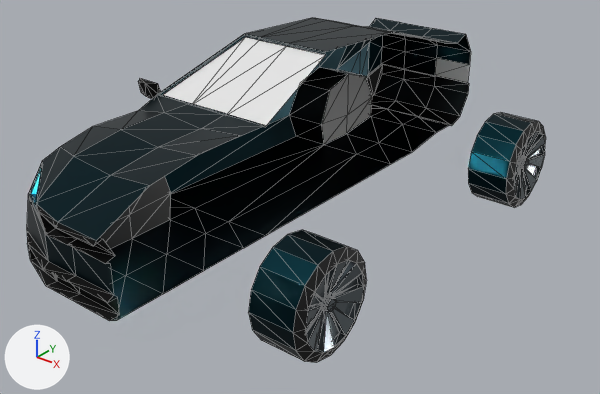
Before and after pictures for a commit that changed the glTF model models/Car.glb.
Camera for both pictures: a camera (50 mm lens) standing at (3.49, -5.97, 3.06) and looking at (-0.06, -1.54, 0.31). The lights are fixed; the arrows at lower left show +X, +Y and +Z. Mesh edges are drawn as thin lines. Where no turn or scale is listed for an object, it has been applied to the vertices. Vertices at the same position are counted once.

Before the edit, the objects in view are built like this:
```python
ob_low_poly_sports_car = bpy.data.objects.new('Low Poly Sports Car', me_cube_001)
ob_low_poly_sports_car.location = (0.0, -1.222, 0.0)
ob_low_poly_sports_car_002 = bpy.data.objects.new('Low Poly Sports Car.002', me_cube_003)
ob_low_poly_sports_car_002.location = (0.974, -2.634, 0.352)
ob_low_poly_sports_car_004 = bpy.data.objects.new('Low Poly Sports Car.004', me_cube_005)
ob_low_poly_sports_car_004.location = (0.974, 0.002, 0.352)
```
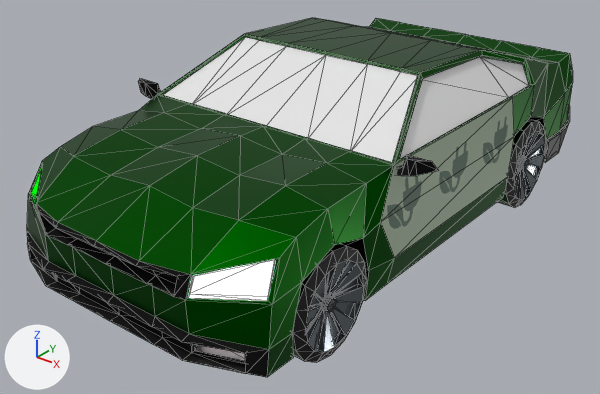
The newer file is also turned or shifted as a whole; pictures and numbers use the older file's frame.

Changed parts and their boxes (x1, y1, x2, y2) in the pictures (600 x 394 px):
'Low Poly Sports Car', recoloured, reshaped (23% wider, 18% taller)
    before: (27, 17, 471, 321)
    after: (27, 17, 573, 377)
'Low Poly Sports Car.002', recoloured
    both: (249, 230, 366, 357)
'Low Poly Sports Car.004', recoloured
    both: (468, 112, 546, 206)
part 1 of me_cube_001, added (black)
    after: (397, 155, 438, 176)
part 2 of me_cube_001, added
    after: (93, 32, 573, 377)
part 3 of me_cube_001, recoloured
    before: (243, 88, 298, 135)

Diff of the bpy script that builds the scene:
```diff
--- a/models/Car.glb.py
+++ b/models/Car.glb.py
@@ img_greenplug @@
+img_greenplug = load_image('GreenPlug', '_unpacked/GreenPlug', 1024, 1024, 'sRGB')
@@ mat_material_001 @@
 mat_material_001 = principled_material('Material.001')
-mat_material_001.base_color = (0.003, 0.0228, 0.0314)  # dark cyan #0a2a32
+mat_material_001.base_color = (0.0, 0.0993, 0.0)  # dark green #005900
 mat_material_001.metallic = 1.0
@@ mat_plug_003 @@
+mat_plug_003 = principled_material('Plug.003')
+mat_plug_003.texture = img_greenplug
@@ me_cube_001 @@
 # used by ob_low_poly_sports_car; location = (0.0, -1.222, 0.0)
-me_cube_001.from_pydata(...)  # 240 vertices, 432 faces; spans x -1.3..0.0, y -2.26..2.19, z 0.19..1.39
+me_cube_001.from_pydata(...)  # 438 vertices, 864 faces; spans x -1.3..1.3, y -2.26..2.19, z 0.19..1.39
+# me_cube_001 part 1: the loose piece of 16 vertices spanning x -1.3..-0.93, y -0.81..-0.68, z 0.93..1.11 is copied, and the copy is mirrored in x about the mesh origin; it spans x 0.93..1.3, y -0.81..-0.68, z 0.93..1.11
+# me_cube_001 part 2
+# 116 vertices are added at x 0.35..1.09, y -2.23..2.19, z 0.19..1.39
+# 24 new vertices lie (0.36, 0.0, 0.0) away from vertices in x 0.0, y -2.16..2.16, z 0.19..1.39
+# 15 new vertices lie (0.36, 0.0, 0.0) away from vertices in x 0.36, y -1.78..2.16, z 0.19..1.23
+# 6 new vertices lie (0.35, 0.0, 0.0) away from vertices in x 0.0..0.72, y -2.26..-0.76, z 0.19..1.04
+# 5 new vertices lie (0.26, 0.0, 0.0) away from vertices in x 0.36..0.72, y -2.16..2.16, z 0.59..1.08
+# 5 new vertices lie (0.33, 0.0, 0.0) away from vertices in x 0.72..0.73, y -0.78..1.91, z 0.19..1.03
+# 5 new vertices lie (0.33, 0.0, 0.0) away from vertices in x 0.72, y -1.04..1.49, z 0.19..0.77
+# 6 new vertices lie (0.01, -0.08, 0.0) away from vertices in x 0.38..0.97, y -2.13..-2.0, z 0.22..0.35
+# 2 new faces join them, mat_material_002 (grey #9fa9ad)
+# 236 new faces join them, mat_material_001 (dark green #005900)
+# 48 new faces join them, mat_material_005 (black #000000)
+# 24 new faces join them, mat_material_006 (black #000000)
+# 10 new faces join them, mat_material_007 (white #e7e7e7)
+# 2 new faces join them, mat_material_008 (black #000000)
+# 76 new faces join them, mat_material_009 (black #000000)
+# 2 new faces join them, mat_material_011 (white #e7e7e7)
+# 4 new faces join them, mat_plug_003 (picture img_greenplug)
+# me_cube_001 part 3: 4 faces spanning x -1.09..-1.05, y -0.97..0.93, z 0.4..1.03 switch from mat_material_001 (dark cyan #0a2a32) to mat_plug_003 (picture img_greenplug)
 me_cube_001.materials.append(mat_material_002)
```
